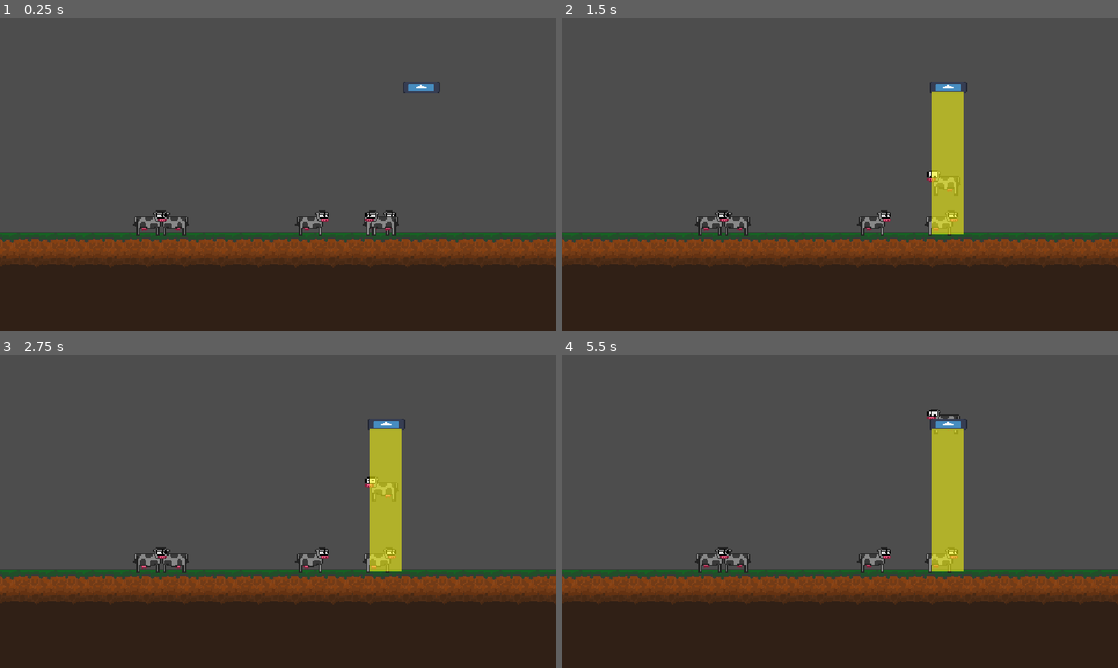
Above: before the commit, frames 1-4 (two rows, left to right).
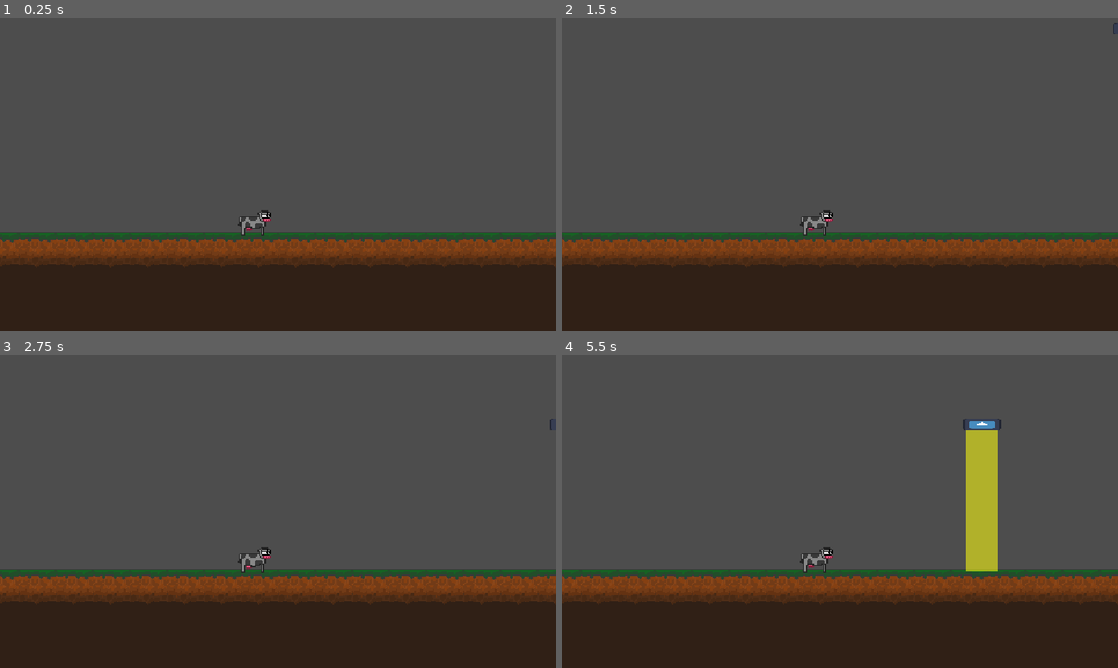
Above: after the commit, the same moments.

Repository: Luminescent-Cheese/district-jam-VII
Game: Godot game, scene res://game.tscn
Same seed, same stepped clock (60 frames per second), same inputs: the game is played once before the commit and once after it. The engine's default icon, where the game draws it, is replaced by a stand-in: a white triangle on a blue panel in a dark square.
Inputs (mouse positions are in pixels of both pictures, inside the frame that each line leads up to):
- Up to frame 1 (0.25 s): no input
- Up to frame 2 (1.5 s): tap Enter at 0.5 s; move the mouse to (962, 158) at 0.52 s; click (962, 158) at 0.67 s; move the mouse to (728, 190) at 1.27 s; click (728, 190) at 1.42 s
- Up to frame 3 (2.75 s): move the mouse to (333, 442) at 2.02 s; click (333, 442) at 2.17 s
- Up to frame 4 (5.5 s): move the mouse to (812, 574) at 2.77 s; click (812, 574) at 2.92 s; move the mouse to (1006, 558) at 3.52 s; click (1006, 558) at 3.67 s; move the mouse to (673, 464) at 4.27 s; click (673, 464) at 4.42 s; move the mouse to (867, 511) at 5.02 s; click (867, 511) at 5.17 s

The runs differ from the first frame. In frame 1, 1.2% of the frame differs, in the area x 23-80%, y 20-70%; in frame 2, 3.6%; in frame 3, 3.6%; in frame 4, 6.4%, in the area x 23-79%, y 17-70%.

Commit message:
ufo search logic and spawn fixes
Now UFO will search in a consistent direction but change 20% of the time or at screen edge

Diff:
--- a/coords_helper.gd
+++ b/coords_helper.gd
@@ -18,3 +18,15 @@
 static func get_random_x_in_world(node: CanvasItem) -> int:
 	var world_bounds = get_world_bounds(node)
 	return randi_range(world_bounds.min_x, world_bounds.max_x)
+
+static func get_camera_bounds(camera: Camera2D) -> Dictionary:
+	return {
+		"min_x": camera.limit_left,
+		"max_x": camera.limit_right,
+		"min_y": camera.limit_top,
+		"max_y": camera.limit_bottom
+	}
+
+static func get_random_x_in_camera(camera: Camera2D) -> int:
+	var bounds = get_camera_bounds(camera)
+	return randi_range(bounds.min_x, bounds.max_x)
--- a/game.gd
+++ b/game.gd
@@ -2,27 +2,28 @@
 
 const COW_SCENE = preload("res://cow.tscn")
 const UFO_SCENE = preload("res://ufo.tscn")
+
+@onready var player_camera = get_node("/root/Game/PlayerCamera")
 
 func _ready() -> void:
 	spawn_cows(5)
 	spawn_ufo()
 
 func spawn_cows(num_cows: int) -> void:
-	var world_bounds = CoordsUtils.get_world_bounds(self)
-
 	for i in range(num_cows):
 		var new_cow = COW_SCENE.instantiate()
-		var cow_location = Vector2(CoordsUtils.get_random_x_in_world(self), 15)
+		var random_x = CoordsUtils.get_random_x_in_camera(player_camera)
+		var cow_location = Vector2(random_x, 15)
 		new_cow.position = cow_location
 		new_cow.name = "Cow %s" % i
 		add_child(new_cow)
 
 func spawn_ufo() -> void:
-	var world_bounds = CoordsUtils.get_world_bounds(self)
+	var bounds = CoordsUtils.get_camera_bounds(player_camera)
+	var random_x = CoordsUtils.get_random_x_in_camera(player_camera)
 
 	# random x position in viewport, at top (it will descend and search)
 	var new_ufo = UFO_SCENE.instantiate()
-	var random_x = CoordsUtils.get_random_x_in_world(self)
-	new_ufo.position = Vector2(random_x, world_bounds.min_y + 240)
+	new_ufo.position = Vector2(random_x, bounds.min_y)
 
 	add_child(new_ufo)
--- a/test_ufo.gd
+++ /dev/null
@@ -1,25 +0,0 @@
-extends Node2D
-
-@export var cow_scene: PackedScene
-@export var ufo_scene: PackedScene
-
-const COW_SCENE = preload("res://cow.tscn")
-func _ready() -> void:
-	spawn_cow()
-	spawn_ufo()
-
-func spawn_cow() -> void:
-	var new_cow = COW_SCENE.instantiate()
-	var cow_location = $CowStartLocation
-	new_cow.position = cow_location.position
-	add_child(new_cow)
-
-func spawn_ufo() -> void:
-	var world_bounds = CoordsUtils.get_world_bounds(self)
-
-	# random x position in viewport, at top (it will descend and search)
-	var new_ufo = ufo_scene.instantiate()
-	var random_x = randf_range(world_bounds.min_x, world_bounds.max_x)
-	new_ufo.position = Vector2(random_x, world_bounds.min_y - 20)
-
-	add_child(new_ufo)
--- a/test_ufo.tscn
+++ /dev/null
@@ -1,22 +0,0 @@
-[gd_scene format=3 uid="uid://b8ul5s4o8dqnc"]
-
-[ext_resource type="Script" uid="uid://3jgm0frvnytf" path="res://test_ufo.gd" id="1_wsehn"]
-[ext_resource type="PackedScene" uid="uid://cv4cjmrwxdvsb" path="res://cow.tscn" id="2_j74f2"]
-[ext_resource type="Texture2D" uid="uid://6j5q4vcde6ai" path="res://icon.svg" id="2_sfm6n"]
-[ext_resource type="PackedScene" uid="uid://b5fhluriwxwjm" path="res://ufo.tscn" id="3_j74f2"]
-
-[node name="test" type="Node2D" unique_id=1199137001]
-script = ExtResource("1_wsehn")
-cow_scene = ExtResource("2_j74f2")
-ufo_scene = ExtResource("3_j74f2")
-
-[node name="Camera2D" type="Camera2D" parent="." unique_id=25180313]
-position = Vector2(6, -168)
-
-[node name="Icon" type="Sprite2D" parent="." unique_id=2018497495]
-position = Vector2(-2, 64)
-scale = Vector2(20, 1)
-texture = ExtResource("2_sfm6n")
-
-[node name="CowStartLocation" type="Marker2D" parent="." unique_id=2103047353]
-position = Vector2(-344, -16)
--- a/ufo.gd
+++ b/ufo.gd
@@ -1,6 +1,7 @@
 extends CharacterBody2D
 
 @onready var beam_area: Area2D = $Beam2D
+@onready var player_camera = get_node("/root/Game/PlayerCamera")
 
 @export var cow_in_beam: CharacterBody2D = null
 
@@ -11,6 +12,7 @@
 const MOVE_TIME_SECS = 0.5
 const SCAN_TIME_SECS = 0.2
 
+var searched_same_direction_count = 0
 var direction: Vector2 = Vector2.ZERO
 const SPEED = 250.0
 
@@ -28,12 +30,13 @@
 		current_action = UfoAction.SCAN
 		time_doing_action = 0.0
 		$Beam2D.show()
-		direction = Vector2.ZERO
 	elif current_action == UfoAction.SCAN && time_doing_action > SCAN_TIME_SECS:
 		current_action = UfoAction.MOVE
 		time_doing_action = 0.0
+		if randf() < 0.2:
+			# randomly change direction 20% of the time
+			direction = Vector2(-direction.x, 0)
 		$Beam2D.hide()
-
 
 	if current_action == UfoAction.SCAN:
 		scan_for_cow()
@@ -52,13 +55,12 @@
 			break
 
 func search():
-	var world_bounds = CoordsUtils.get_world_bounds(self)
-	if (global_position.x < world_bounds.min_x):
+	var bounds = CoordsUtils.get_camera_bounds(player_camera)
+	if (global_position.x < bounds.min_x):
 		direction = Vector2(1, 0)
-	elif (global_position.x > world_bounds.max_x):
+	elif (global_position.x > bounds.max_x):
 		direction = Vector2(-1, 0)
-
-	if direction == Vector2.ZERO:
+	elif direction == Vector2.ZERO:
 		var random_horizontal = [-1, 1].pick_random()
 		direction = Vector2(random_horizontal, 0)
 
@@ -66,8 +68,8 @@
 	move_and_slide()
 
 func lower():
-	var world_bounds = CoordsUtils.get_world_bounds(self)
-	if (global_position.y > world_bounds.min_y + 40):
+	var bounds = CoordsUtils.get_camera_bounds(player_camera)
+	if (global_position.y > bounds.min_y + 500):
 		current_action = UfoAction.SCAN
 		time_doing_action = 0.0
 		direction = Vector2.ZERO
@@ -75,5 +77,5 @@
 		return
 
 	direction = Vector2(0, 1)
-	velocity = direction * 100
+	velocity = direction * 200
 	move_and_slide()
Not shown, removed: test_ufo.gd.uid
